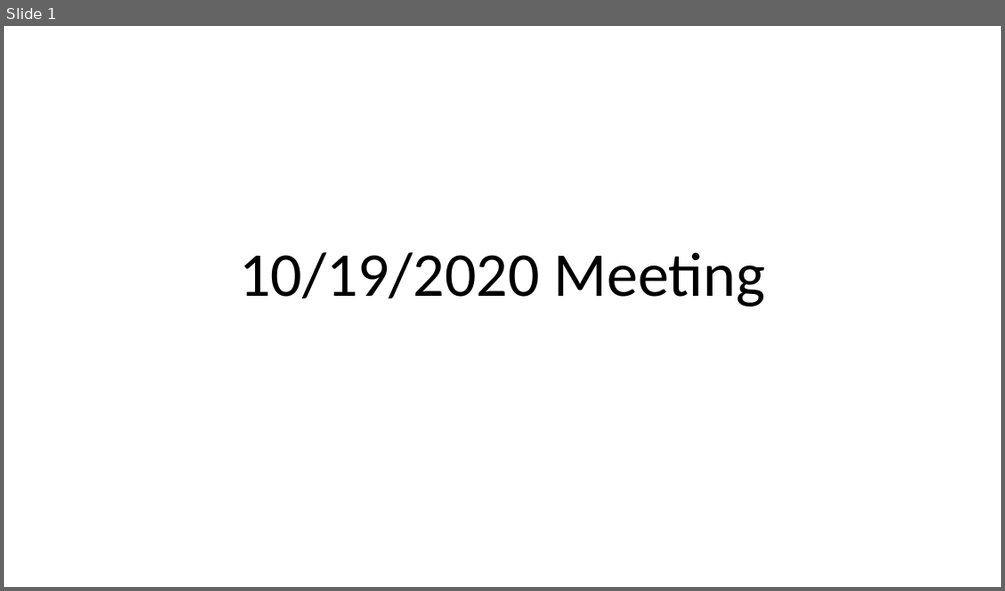
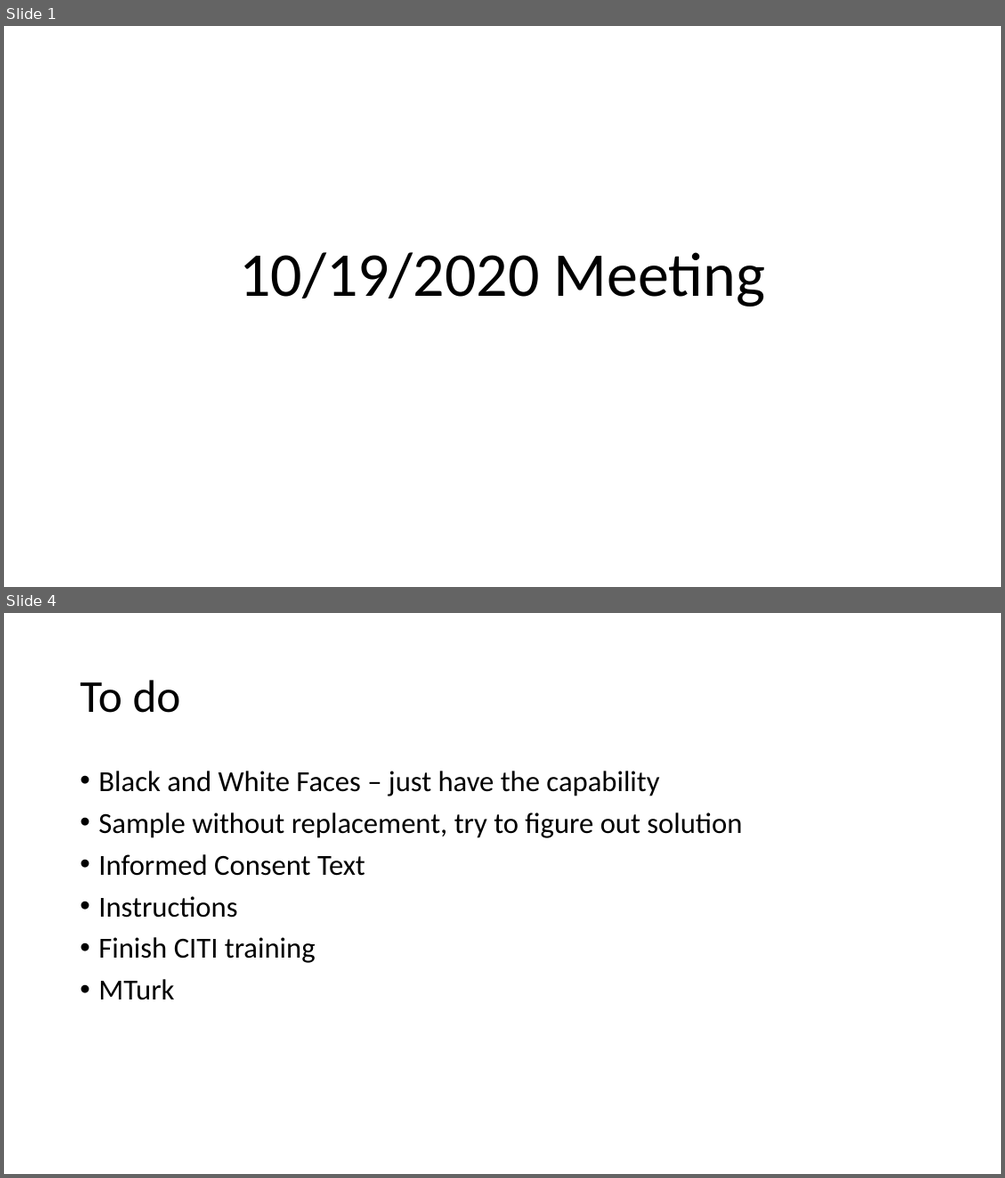
Before and after one commit to SameerSabharwalSiddiqi/JSPsychMaskingExperiment, a slide deck: update10192020.pptx. Shown one above the other, each under a label of ours: slide 1 before the commit, slides 1 and 4 after it; the slides between them are not shown. The pictures are 1005x591 and 1005x1178 pixels, drawn with LibreOffice and Linux fonts; fonts in the diff are those of the drawing. Boxes give left, top, right and bottom in pixels: in the first picture for what was removed or moved away, otherwise in the second. Text is boxed around its words. In the diff, an @@ line names an element or a change of style, - is before the commit and + after.

```diff
--- a/update10192020.pptx
+++ b/update10192020.pptx
@@ slide 4 added at (4,613,1001,1174), background #FFFFFF @@
@@ title added at (80,680,181,713), 44 pt, text #000000 @@
+To do
@@ text added at (98,771,742,1000), 28 pt, text #000000 @@
+• Black and White Faces – just have the capability
+• Sample without replacement, try to figure out solution
+• Informed Consent Text
+• Instructions
+• Finish CITI training
+• MTurk
```
Also in this commit, not shown: 2 slides changed, 1 other file.
